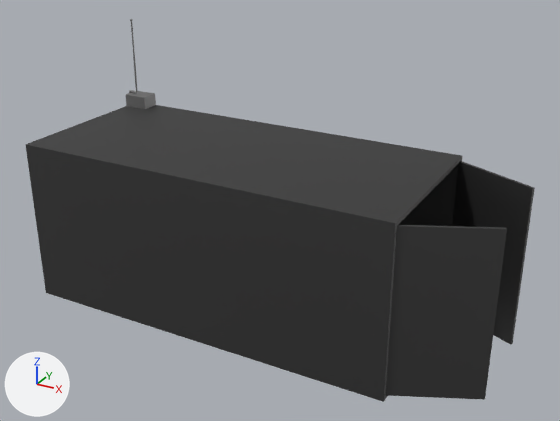
A saved change to the glTF model Assets/3D_Models/Container.glb.
Before and after are seen from a 50 mm lens placed at (2.8, -4.52, 3.1), pointed at (0.33, -0.02, 0.85). The lights are fixed; the arrows at lower left show +X, +Y and +Z. Where no turn or scale is listed for an object, it has been applied to the vertices. Vertices at the same position are counted once.

Before the edit, the objects in view are built like this:
```python
ob_cube = bpy.data.objects.new('Cube', me_cube)
ob_cube.location = (-1.46, 0.655, 1.25)
ob_cylinder = bpy.data.objects.new('Cylinder', me_cylinder)
ob_cylinder.location = (-1.46, 0.655, 1.35)
ob_cylinder_001 = bpy.data.objects.new('Cylinder.001', me_cylinder_001)
ob_cylinder_001.location = (-1.46, 0.655, 1.65)
ob_front1 = bpy.data.objects.new('front1', me_front1)
ob_front1.parent = ob_side1
ob_front1.location = (1.43, 0.0, 0.03)
ob_front1.rotation_euler = (0.0, 0.0, -1.134)  # degrees (0, 0, -65)
ob_front1_001 = bpy.data.objects.new('front1.001', me_front1_001)
ob_front1_001.parent = ob_side2
ob_front1_001.location = (1.43, 0.0, 0.03)
ob_front1_001.rotation_euler = (0.0, 0.0, 1.134)  # degrees (0, 0, 65)
ob_side2 = bpy.data.objects.new('side2', me_side2)
ob_side2.parent = ob_bot
ob_side2.location = (0.0, 0.625, 0.0)
# also in view: 'top' at (0.0, 0.0, 1.24); 'side1' at (0.0, -0.64, 0.62); 'back' at (-1.44, 0.0, 0.62)
```
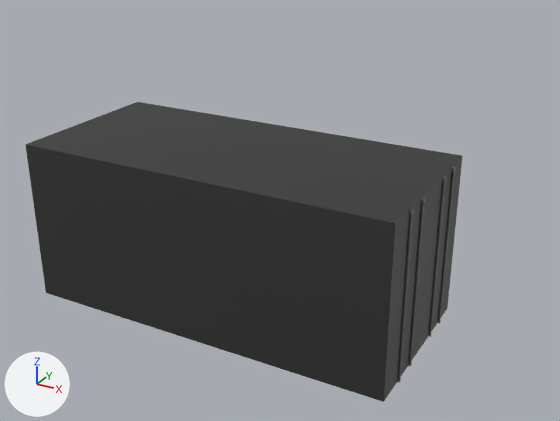
Boxes (x1, y1, x2, y2) around the edits, measured in the pictures (560 x 421 px):
'front1', turned: before (386, 225, 507, 400); after (386, 191, 432, 394)
'front1.001', turned: before (453, 161, 535, 345); after (419, 161, 461, 346)
'Cylinder.001', moved: before (131, 21, 135, 56); after (397, 214, 413, 380)
'Cylinder', moved: before (133, 56, 138, 91); after (408, 202, 424, 364)
'Cube', mesh rescaled, moved (not visible afterwards): before (126, 91, 156, 109)
'Cylinder.003', added: after (429, 180, 445, 334)
'side2', unchanged, covered by the edit: before (154, 105, 462, 226); after (140, 102, 462, 310)

The edits, one by one:
Material 'Sci-fi Monochromatic_mat_1_1_1.000' (mat_sci_fi_monochromatic_mat_1_1_1_000) is new.
Its base color is (0.202, 0.202, 0.202) (grey #7c7c7c).
Its metallic is 1.0.
me_cube has 8 vertices, 12 faces and spans x 0.0..0.2, y -0.15..0.0, z 0.0..0.1.
me_cube is used by ob_cube; location (-1.46, 0.655, 1.25).
me_cube part 1: the whole mesh is scaled about its middle by (0.1, 0.133, 0.2), then moved by (-0.09, 0.075, -0.06).
Mesh me_cylinder_003 is new.
It has 40 vertices, 76 faces and spans x 0.0..0.02, y -0.01..0.01, z 0.0..1.19.
It uses material mat_sci_fi_monochromatic_mat_1_1_1_000 (grey #7c7c7c).
Object 'front1' (ob_front1) turns from (0, 0, -65) to (0, 0, 0) degrees about x, y and z.
Object 'Cube' (ob_cube) moves from (-1.46, 0.655, 1.25) to (1.43, -0.208, 0.03).
Object 'Cylinder' (ob_cylinder) moves from (-1.46, 0.655, 1.35) to (1.43, -0.208, 0.03).
Object 'Cylinder.001' (ob_cylinder_001) moves from (-1.46, 0.655, 1.65) to (1.43, -0.417, 0.03).
Object 'front1.001' (ob_front1_001) turns from (0, 0, 65) to (0, 0, 0) degrees about x, y and z.
Object 'Cylinder.003' (ob_cylinder_003) is new; it shows me_cylinder_003.
Its location is (1.43, 0.208, 0.03).
